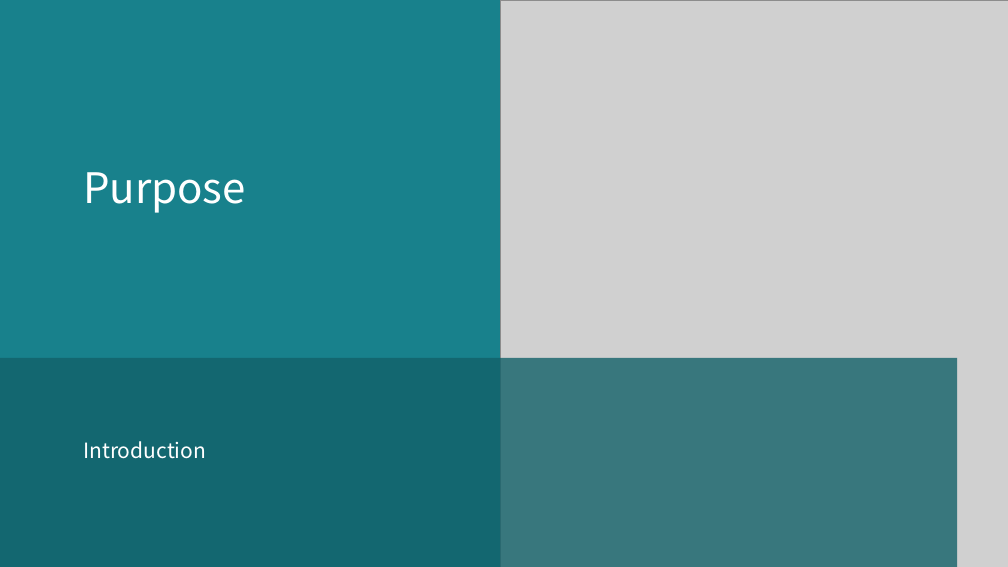
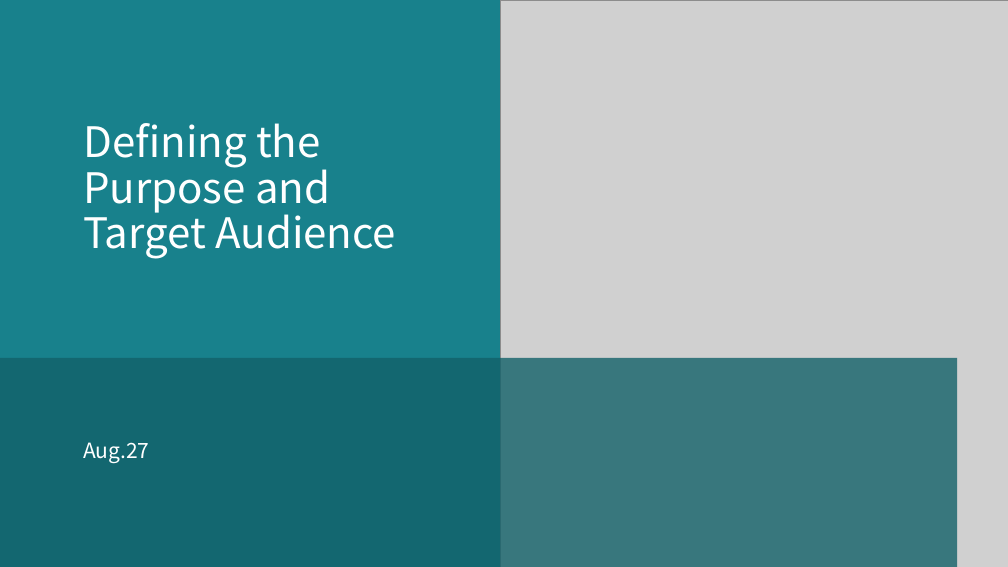
Before and after one commit to MikentGuo/Project_Tour, a slide deck: slide 4 of docs/Website Design for tourist attraction.pptx. Drawn at 1008x567 pixels with LibreOffice and Linux fonts; fonts in the diff are those of the drawing; grey boxes stand for pictures. Boxes give left, top, right and bottom in pixels: in the first picture for what was removed or moved away, otherwise in the second. Text is boxed around its words. In the diff, an @@ line names an element or a change of style, - is before the commit and + after.

```diff
--- a/docs/Website Design for tourist attraction.pptx
+++ b/docs/Website Design for tourist attraction.pptx
@@ title at (83, 123, 396, 259): text changed @@
-Purpose
+Defining the Purpose and Target Audience
@@ subtitle at (83, 442, 149, 463): text changed @@
-Introduction
+Aug.27
```
Also in this commit, not shown: 5 other slides changed, 1 slide added.
